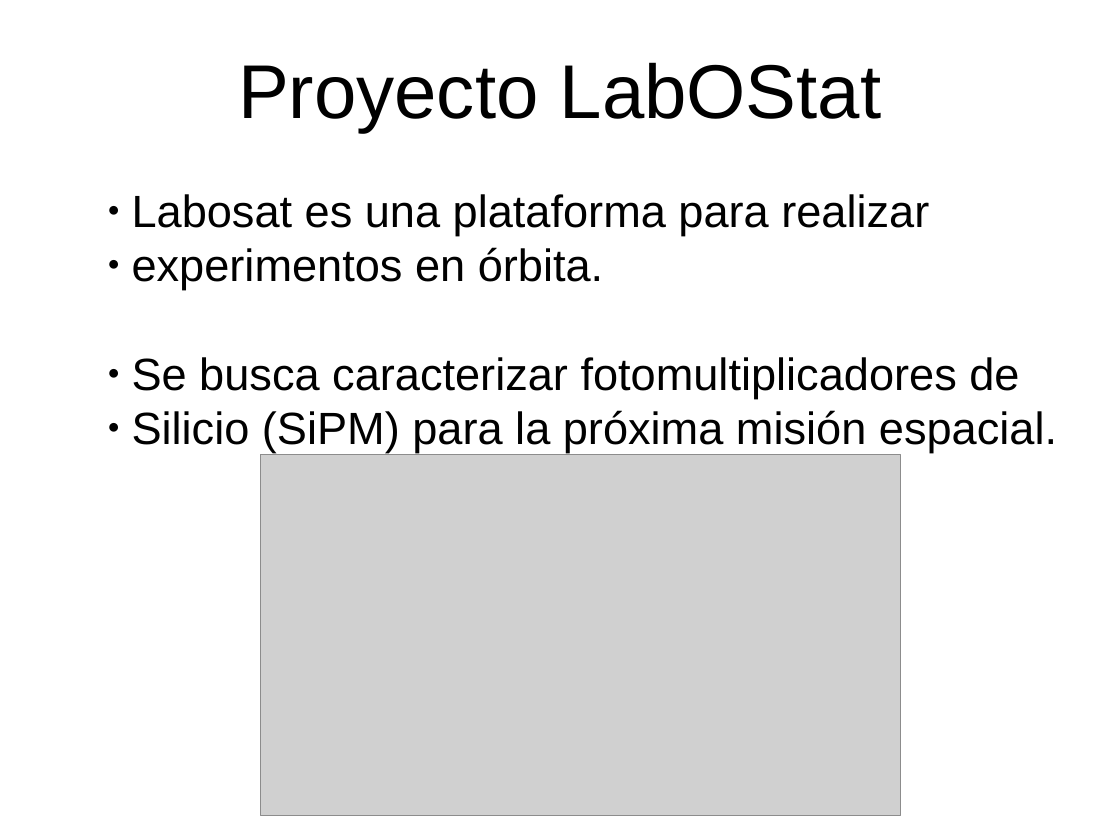
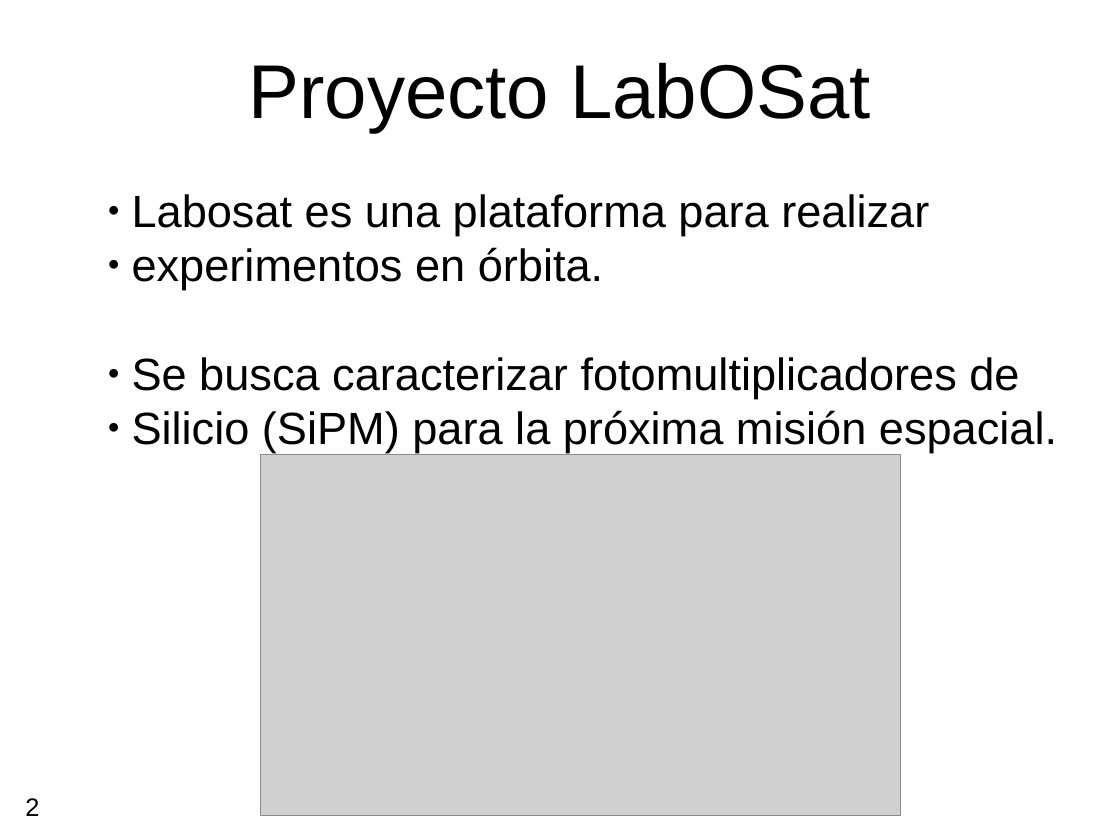
Before and after one commit to labosat/Labo-7, a slide deck: slide 2 of Charla Avance Labo7.odp. Drawn at 1120x840 pixels with LibreOffice and Linux fonts; fonts in the diff are those of the drawing; grey boxes stand for pictures. Boxes give left, top, right and bottom in pixels: in the first picture for what was removed or moved away, otherwise in the second. Text is boxed around its words. In the diff, an @@ line names an element or a change of style, - is before the commit and + after.

Commit message:
modifique unos typos y agregue los numeros de los slides

```diff
--- a/Charla Avance Labo7.odp
+++ b/Charla Avance Labo7.odp
@@ text at (249, 62, 871, 132): text changed @@
-Proyecto LabOStat
+Proyecto LabOSat
@@ page number added at (25, 798, 39, 816), 18 pt, text #000000 @@
+2
```
Also in this commit, not shown: 11 other slides changed, 1 other file.
